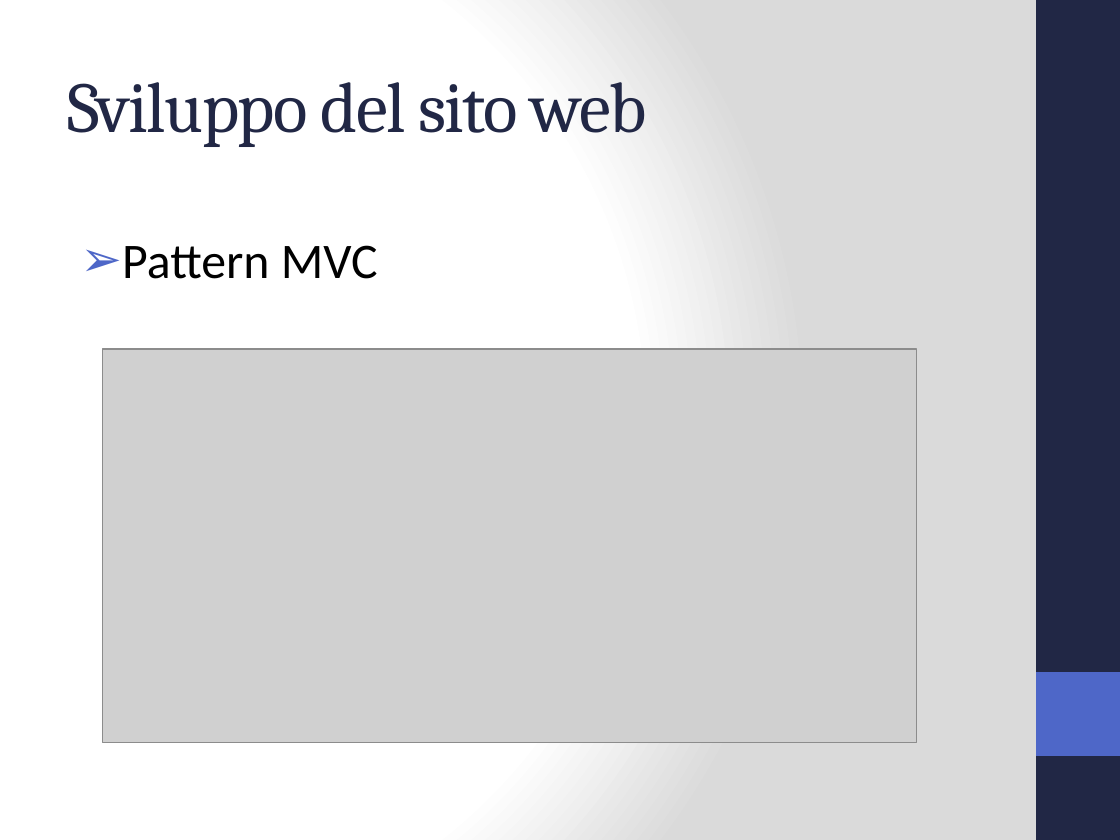
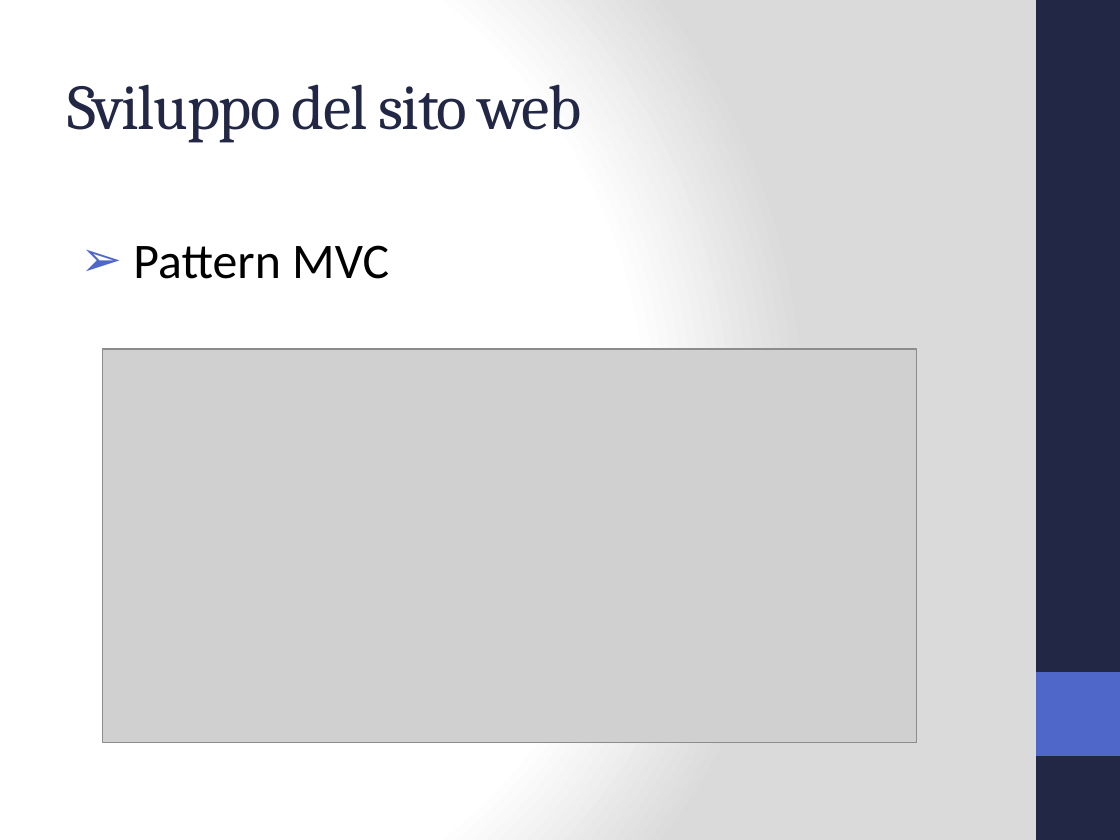
Before and after one commit to Jolsty/SimSim, a slide deck: slide 6 of Tesi_Sistema_Accessi_IoT_Andrei_Ciulpan_872394/presentazione/Sistema Accessi IoT.pptx. Drawn at 1120x840 pixels with LibreOffice and Linux fonts; fonts in the diff are those of the drawing; grey boxes stand for pictures. Boxes give left, top, right and bottom in pixels: in the first picture for what was removed or moved away, otherwise in the second. Text is boxed around its words. In the diff, an @@ line names an element or a change of style, - is before the commit and + after.

```diff
--- a/Tesi_Sistema_Accessi_IoT_Andrei_Ciulpan_872394/presentazione/Sistema Accessi IoT.pptx
+++ b/Tesi_Sistema_Accessi_IoT_Andrei_Ciulpan_872394/presentazione/Sistema Accessi IoT.pptx
@@ title "Sviluppo del sito web" at (x1=67, y1=84, x2=581, y2=143): size 46 to 41 pt @@
@@ text "Pattern MVC" moved from (x1=122, y1=245, x2=378, y2=279) to (x1=133, y1=245, x2=389, y2=279) @@
```
Also in this commit, not shown: 8 other slides changed, 4 other files.
